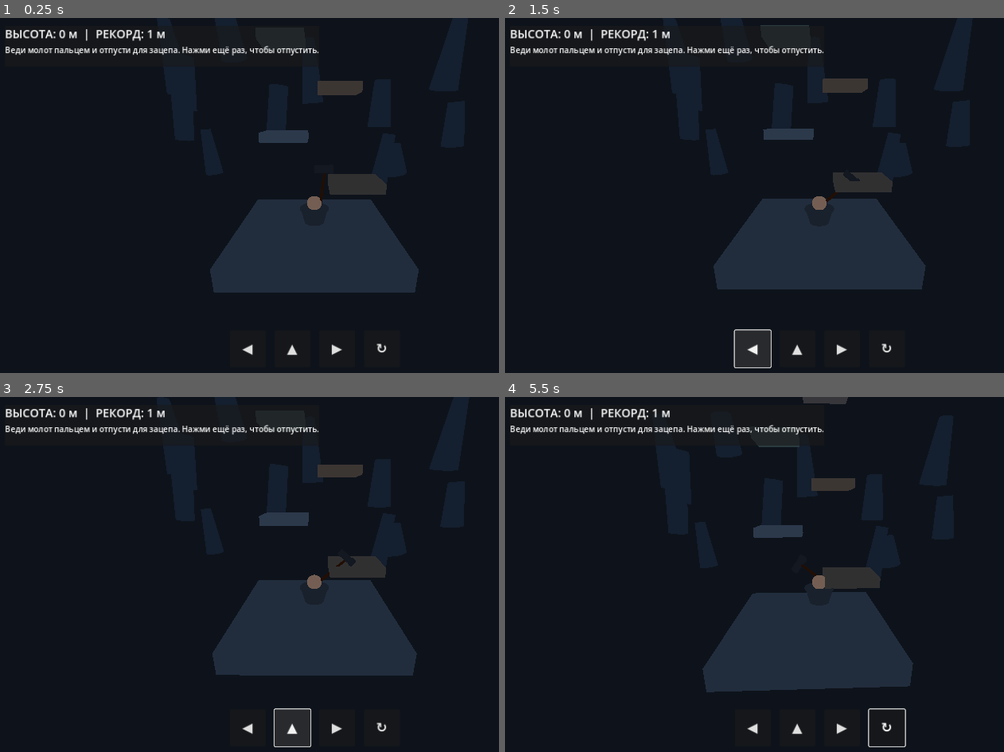
Above: before the commit, frames 1-4 (two rows, left to right).
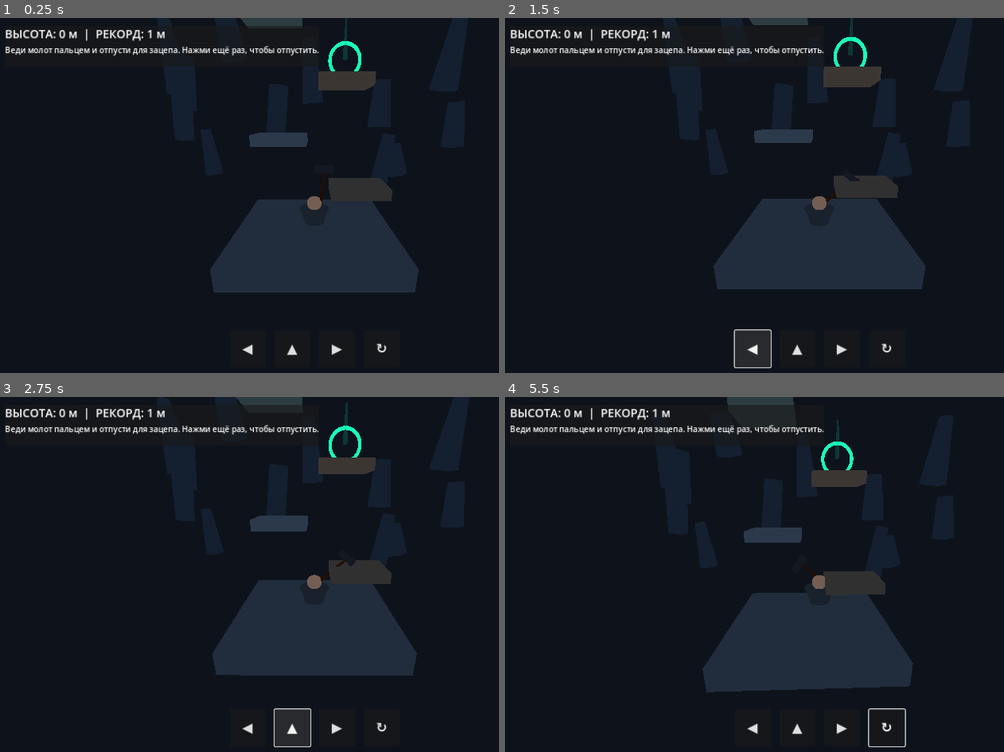
Above: after the commit, the same moments.

Repository: uchihabaha05-del/CLIMB-MASTER
Game: Godot game, scene res://scenes/main.tscn
Same seed, same stepped clock (60 frames per second), same inputs: the game is played once before the commit and once after it.
Inputs (mouse positions are in pixels of both pictures, inside the frame that each line leads up to):
- Up to frame 1 (0.25 s): no input
- Up to frame 2 (1.5 s): click "↻" at 0.5 s; click "◀" at 1.25 s
- Up to frame 3 (2.75 s): click "▲" at 2 s
- Up to frame 4 (5.5 s): tap Enter (ui_accept) at 2.75, 3.02 s; move the mouse to (959, 556) at 2.77 s; hold Right (ui_right) 2.78-3.5 s; click (959, 556) at 2.92 s; drag from (689, 592) to (789, 649) at 3.52 s; click "▶" at 4.25 s; move the mouse to (884, 496) at 5.02 s; hold Right (ui_right) from 5.03 s (still down)

The runs differ from the first frame. In frame 1, 1.5% of the frame differs, in the area x 48-79%, y 0-52%; in frame 2, 1.5%; in frame 3, 1.4%; in frame 4, 1.6%, in the area x 44-77%, y 0-56%.

Commit message:
Build reachable climb route and add checkpoint respawns

Diff:
--- a/scripts/main.gd
+++ b/scripts/main.gd
@@ -9,9 +9,13 @@
 var start_y := 0.0
 var peak_y := 0.0
 var game_over := false
+var checkpoint_positions: Array[Vector3] = []
+var active_checkpoint := 0
+var checkpoint_label: Label
 
 func _ready() -> void:
     _build_world()
+    _build_checkpoints()
     _build_player()
     _build_camera()
     _build_hud()
@@ -30,13 +34,13 @@
     add_child(env)
 
     _add_platform(Vector3(0, -0.7, 0), Vector3(9, 1.2, 9), Color(0.25, 0.29, 0.32))
-    _add_platform(Vector3(2.5, 2.2, -1.0), Vector3(3.2, 0.6, 2.6), Color(0.35, 0.31, 0.26))
-    _add_platform(Vector3(-1.8, 5.0, -2.0), Vector3(2.8, 0.55, 2.4), Color(0.32, 0.36, 0.39))
-    _add_platform(Vector3(1.5, 7.8, -3.0), Vector3(2.6, 0.55, 2.3), Color(0.42, 0.34, 0.27))
-    _add_platform(Vector3(-2.0, 10.7, -4.0), Vector3(2.8, 0.55, 2.3), Color(0.32, 0.38, 0.34))
-    _add_platform(Vector3(1.2, 13.7, -5.0), Vector3(3.0, 0.55, 2.4), Color(0.39, 0.34, 0.31))
-    _add_platform(Vector3(-1.2, 16.8, -6.0), Vector3(3.0, 0.55, 2.4), Color(0.31, 0.36, 0.42))
-    _add_platform(Vector3(1.5, 20.0, -7.0), Vector3(3.5, 0.65, 3.0), Color(0.43, 0.36, 0.29))
+    _add_platform(Vector3(2.5, 2.2, 0.0), Vector3(3.2, 0.6, 2.6), Color(0.35, 0.31, 0.26))
+    _add_platform(Vector3(-1.8, 5.0, 0.0), Vector3(2.8, 0.55, 2.4), Color(0.32, 0.36, 0.39))
+    _add_platform(Vector3(1.5, 7.8, 0.0), Vector3(2.6, 0.55, 2.3), Color(0.42, 0.34, 0.27))
+    _add_platform(Vector3(-2.0, 10.7, 0.0), Vector3(2.8, 0.55, 2.3), Color(0.32, 0.38, 0.34))
+    _add_platform(Vector3(1.2, 13.7, 0.0), Vector3(3.0, 0.55, 2.4), Color(0.39, 0.34, 0.31))
+    _add_platform(Vector3(-1.2, 16.8, 0.0), Vector3(3.0, 0.55, 2.4), Color(0.31, 0.36, 0.42))
+    _add_platform(Vector3(1.5, 20.0, 0.0), Vector3(3.5, 0.65, 3.0), Color(0.43, 0.36, 0.29))
 
     # Climbable rock pillars now have matching physics colliders.
     for i in range(12):
@@ -66,6 +70,46 @@
         rock_body.position = Vector3(randf_range(-13, 13), randf_range(0, 17), randf_range(-13, -9))
         rock_body.rotation.z = randf_range(-0.2, 0.2)
         add_child(rock_body)
+
+func _build_checkpoints() -> void:
+    # Checkpoints sit safely above the third and fifth ledges.
+    checkpoint_positions = [
+        Vector3(1.5, 8.75, 0.0),
+        Vector3(1.2, 14.45, 0.0)
+    ]
+    for i in range(checkpoint_positions.size()):
+        var marker := Node3D.new()
+        marker.position = checkpoint_positions[i]
+        add_child(marker)
+
+        var ring := MeshInstance3D.new()
+        var ring_mesh := TorusMesh.new()
+        ring_mesh.inner_radius = 0.65
+        ring_mesh.outer_radius = 0.82
+        ring.mesh = ring_mesh
+        ring.rotation.x = PI * 0.5
+        var ring_mat := StandardMaterial3D.new()
+        ring_mat.albedo_color = Color(0.15, 0.85, 0.62)
+        ring_mat.emission_enabled = true
+        ring_mat.emission = Color(0.05, 0.65, 0.42)
+        ring_mat.emission_energy_multiplier = 1.4
+        ring.material_override = ring_mat
+        marker.add_child(ring)
+
+        var beacon := MeshInstance3D.new()
+        var beacon_mesh := CylinderMesh.new()
+        beacon_mesh.top_radius = 0.035
+        beacon_mesh.bottom_radius = 0.12
+        beacon_mesh.height = 1.7
+        beacon.mesh = beacon_mesh
+        beacon.position.y = 0.9
+        var beacon_mat := StandardMaterial3D.new()
+        beacon_mat.albedo_color = Color(0.1, 0.75, 0.55, 0.28)
+        beacon_mat.transparency = BaseMaterial3D.TRANSPARENCY_ALPHA
+        beacon_mat.emission_enabled = true
+        beacon_mat.emission = Color(0.02, 0.35, 0.22)
+        beacon.material_override = beacon_mat
+        marker.add_child(beacon)
 
 func _add_platform(pos: Vector3, size: Vector3, color: Color) -> void:
     var body := StaticBody3D.new()
@@ -156,6 +200,7 @@
     if not is_instance_valid(player):
         return
     var h := maxf(0.0, player.global_position.y - start_y)
+    _check_checkpoint()
     peak_y = maxf(peak_y, h)
     height_label.text = "ВЫСОТА: %d м  |  РЕКОРД: %d м" % [int(h), int(peak_y)]
     camera.global_position = camera.global_position.lerp(
@@ -165,11 +210,20 @@
     camera.look_at(player.global_position + Vector3(0, 1.3, 0), Vector3.UP)
     if player.global_position.y < -8.0 and not game_over:
         game_over = true
-        status_label.text = "Падение! Попробуй ещё раз."
+        status_label.text = "Падение! Возврат к контрольной точке."
         restart_button.visible = true
 
+func _check_checkpoint() -> void:
+    for i in range(active_checkpoint, checkpoint_positions.size()):
+        if player.global_position.distance_to(checkpoint_positions[i]) < 1.45:
+            active_checkpoint = i + 1
+            status_label.text = "Контрольная точка %d сохранена!" % active_checkpoint
+
 func _reset_player() -> void:
-    player.global_position = Vector3(0, 1.0, 0)
+    var respawn := Vector3(0, 1.0, 0)
+    if active_checkpoint > 0:
+        respawn = checkpoint_positions[active_checkpoint - 1] + Vector3(0, 0.65, 0)
+    player.global_position = respawn
     player.velocity = Vector3.ZERO
     player.reset_hammer()
     game_over = false
